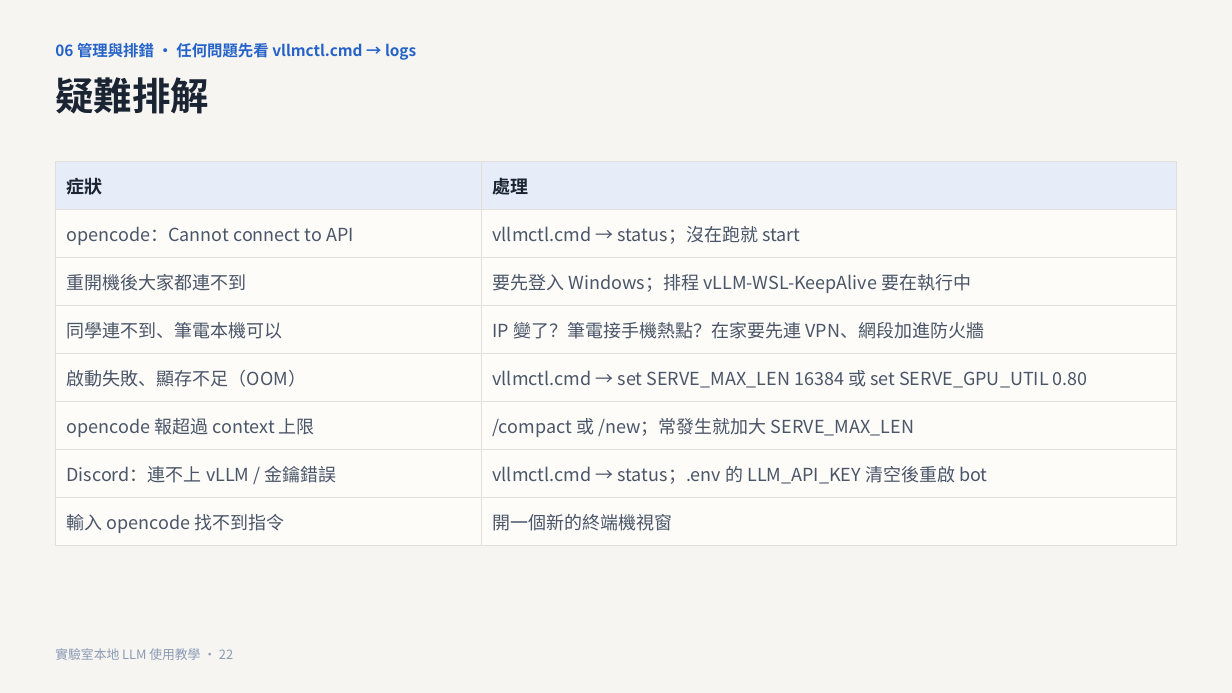
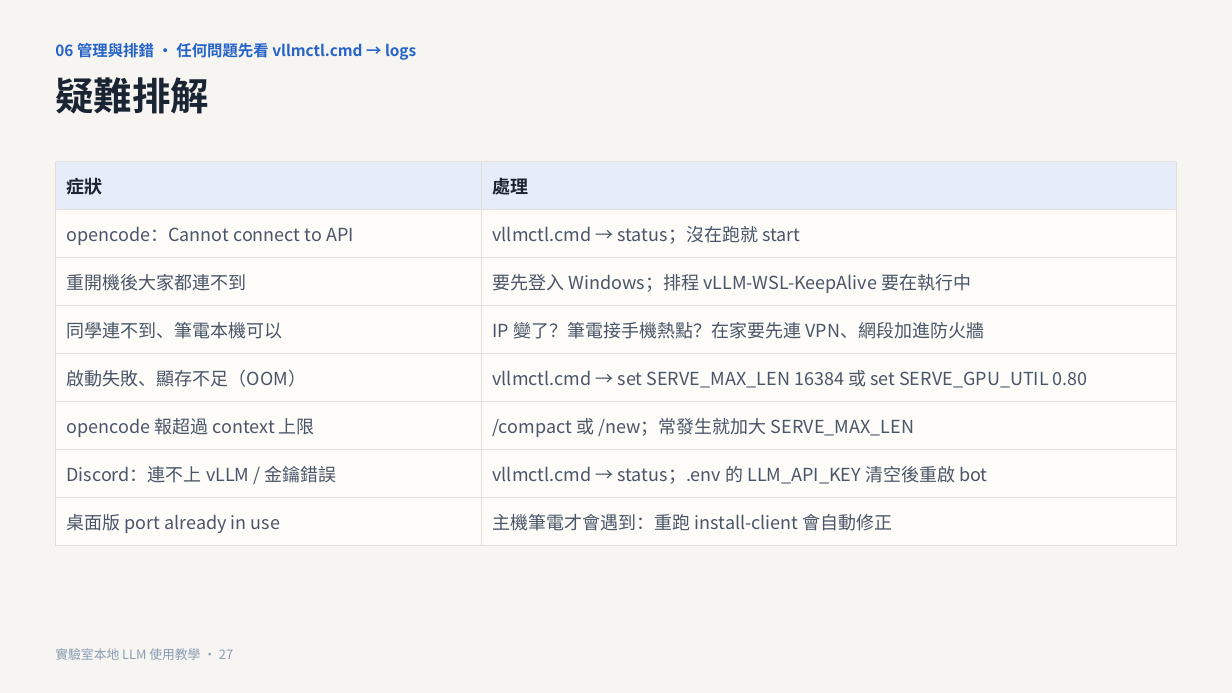
Before and after one commit to CYH4157/local-llm, a slide deck: slide 27 of docs/實驗室本地LLM使用教學.pptx (slide 22 before the commit). Drawn at 1232x693 pixels with LibreOffice and Linux fonts; fonts in the diff are those of the drawing. Boxes give left, top, right and bottom in pixels: in the first picture for what was removed or moved away, otherwise in the second. Text is boxed around its words. In the diff, an @@ line names an element or a change of style, - is before the commit and + after.

```diff
--- a/docs/實驗室本地LLM使用教學.pptx
+++ b/docs/實驗室本地LLM使用教學.pptx
@@ table at (55, 162, 1177, 546) @@
-row 8, column 1: 輸入 opencode 找不到指令
+row 8, column 1: 桌面版 port already in use
-row 8, column 2: 開一個新的終端機視窗
+row 8, column 2: 主機筆電才會遇到：重跑 install-client 會自動修正
@@ text at (55, 648, 233, 660): text changed @@
-實驗室本地 LLM 使用教學 · 22
+實驗室本地 LLM 使用教學 · 27
```
Also in this commit, not shown: 16 other slides changed, 5 slides added, 8 other files.
